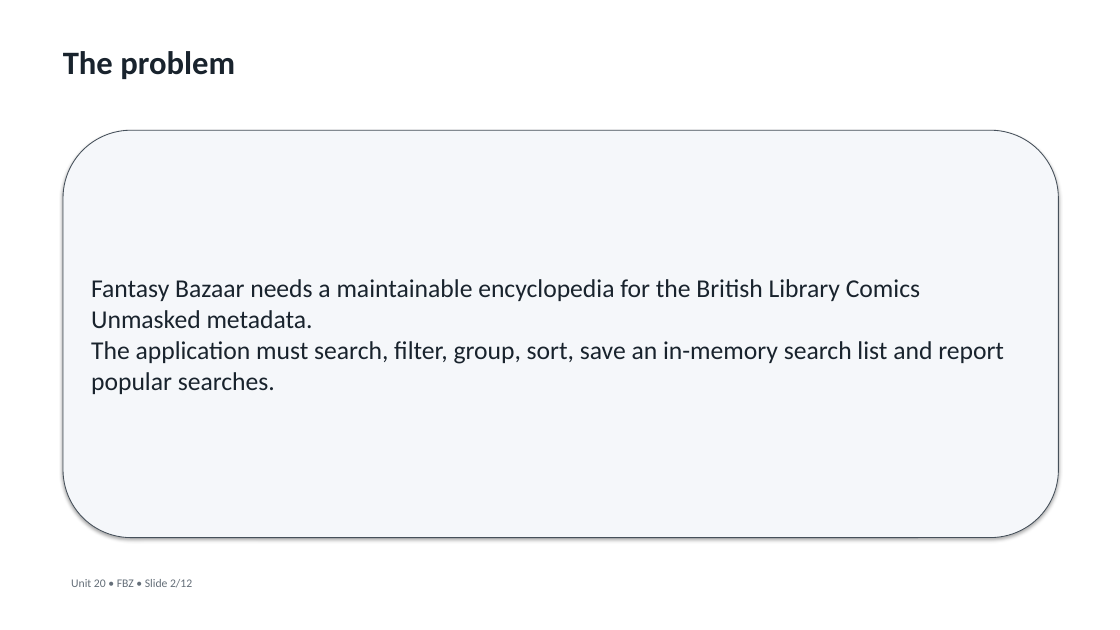
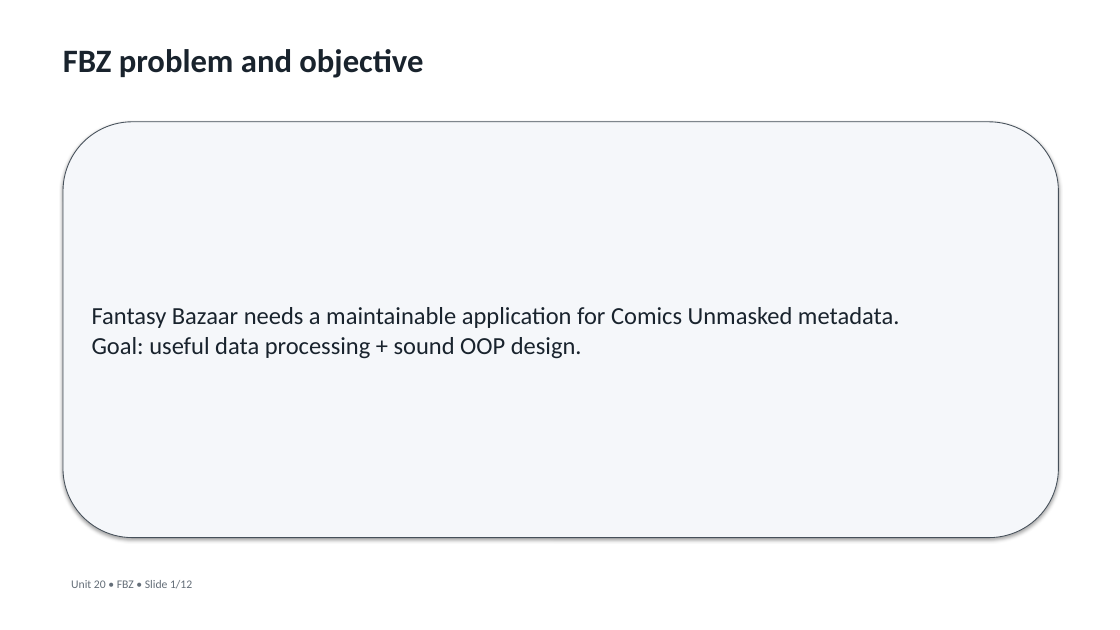
Before and after one commit to alibuildswebsites-ux/Unit20-FBZ-Comics-Unmasked-Application, a slide deck: slide 1 of submission/Unit20_FBZ_SOLID_OOP_Presentation.pptx (slide 2 before the commit). Drawn at 1120x630 pixels with LibreOffice and Linux fonts; fonts in the diff are those of the drawing. Boxes give left, top, right and bottom in pixels: in the first picture for what was removed or moved away, otherwise in the second. Text is boxed around its words. In the diff, an @@ line names an element or a change of style, - is before the commit and + after.

Commit message:
Complete Unit 20 FBZ Comics Unmasked application

```diff
--- a/submission/Unit20_FBZ_SOLID_OOP_Presentation.pptx
+++ b/submission/Unit20_FBZ_SOLID_OOP_Presentation.pptx
@@ text at (63, 49, 423, 78): text changed @@
-The problem
+FBZ problem and objective
@@ rounded rectangle "Fantasy Bazaar needs a maintainable ...": place and size @@
-rounded rectangle "Fantasy Bazaar needs a maintainable ..." at (63, 130, 1059, 538)
+rounded rectangle "Fantasy Bazaar needs a maintainable ..." at (63, 122, 1059, 538)
@@ text in rounded rectangle at (92, 307, 900, 359): text changed; size 22 to 21 pt @@
-Fantasy Bazaar needs a maintainable encyclopedia for the British Library Comics Unmasked metadata.
-The application must search, filter, group, sort, save an in-memory search list and report popular searches.
+Fantasy Bazaar needs a maintainable application for Comics Unmasked metadata.
+Goal: useful data processing + sound OOP design.
@@ text at (71, 580, 192, 589): text changed @@
-Unit 20 • FBZ • Slide 2/12
+Unit 20 • FBZ • Slide 1/12
```
Also in this commit, not shown: 9 other slides changed, 2 slides added, 2 slides removed, 36 other files.
